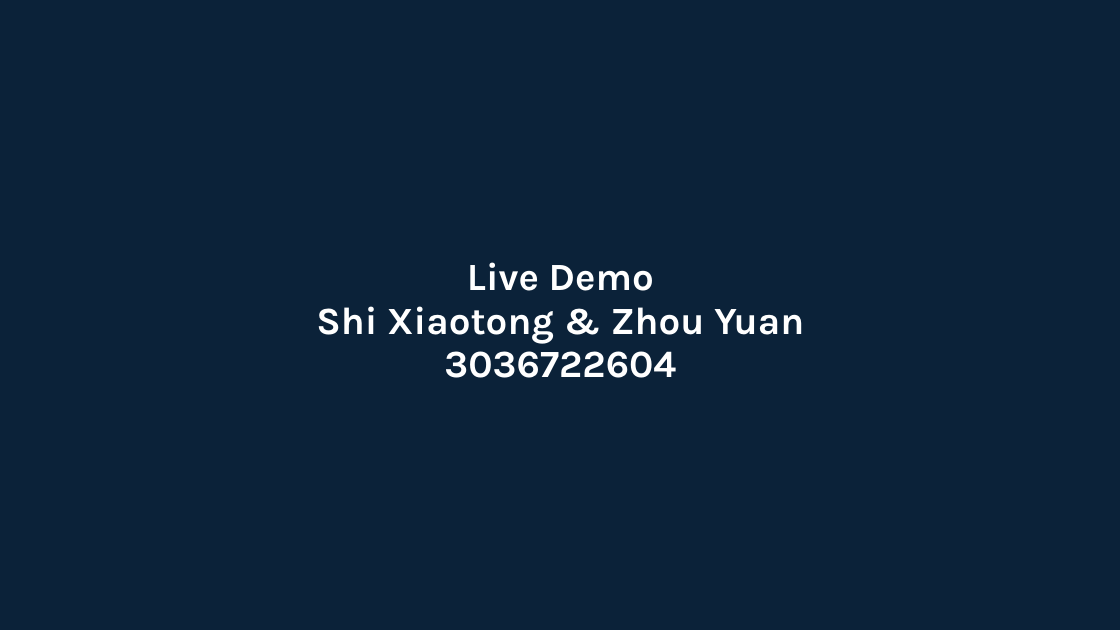
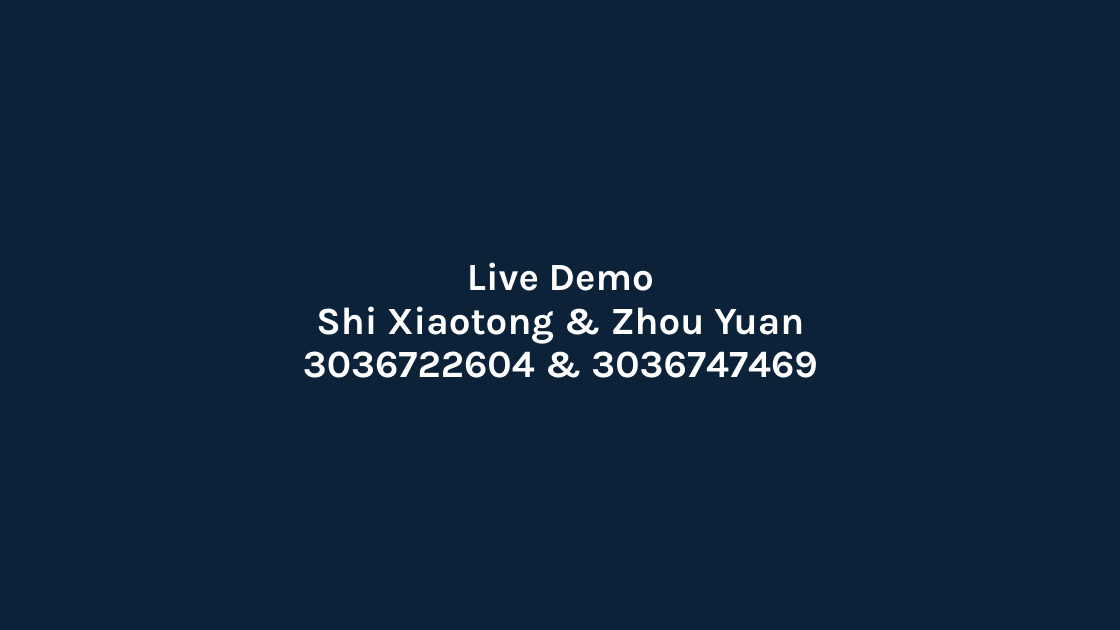
Before and after one commit to Zheyi-D/am-defect-tl, a slide deck: slide 23 of reports/slides_draft.pptx (slide 22 before the commit). Drawn at 1120x630 pixels with LibreOffice and Linux fonts; fonts in the diff are those of the drawing. Boxes give left, top, right and bottom in pixels: in the first picture for what was removed or moved away, otherwise in the second. Text is boxed around its words. In the diff, an @@ line names an element or a change of style, - is before the commit and + after.

```diff
--- a/reports/slides_draft.pptx
+++ b/reports/slides_draft.pptx
@@ text at (303,351,817,378): text changed @@
-3036722604
+3036722604 & 3036747469
```
Also in this commit, not shown: 5 other slides changed, 1 slide added, 3 other files.
